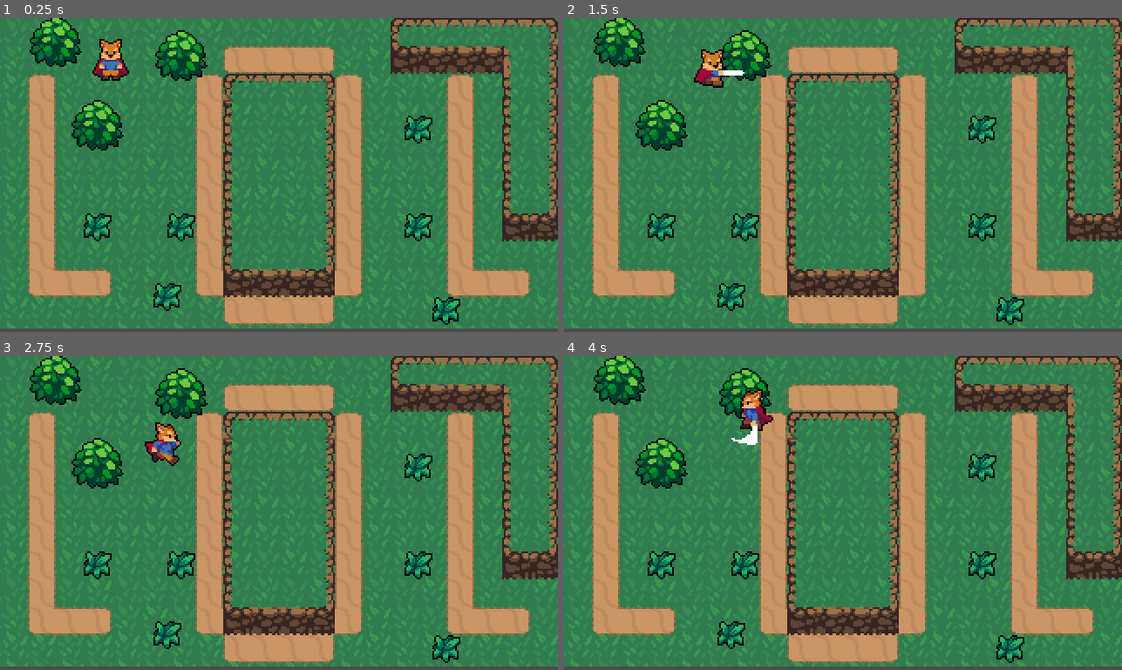
Above: before the commit, frames 1-4 (two rows, left to right).
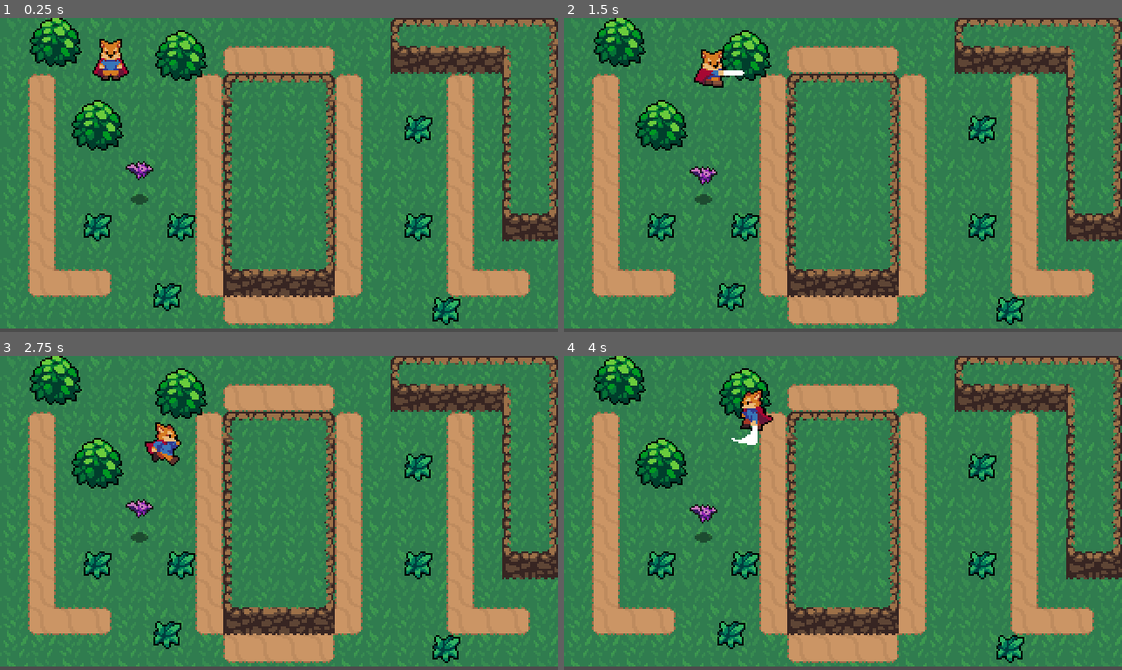
Above: after the commit, the same moments.

Repository: danezielinskinicolson/LudumDare47_team_ADFKR
Game: Godot game, scene res://world.tscn
The game is run twice, just before and just after one commit, with the same random seed, the same clock (stepped at 60 frames per second) and the same inputs.
Inputs:
- Up to frame 1 (0.25 s): no input
- Up to frame 2 (1.5 s): hold Right (ui_right) 0.53-1.28 s; tap Space (attack) at 0.6, 1.35 s; hold Down (ui_down) from 1.28 s (still down)
- Up to frame 3 (2.75 s): release Down (ui_down) at 2.03 s; hold Right (ui_right) from 2.03 s (still down); tap Space (attack) at 2.1 s
- Up to frame 4 (4 s): release Right (ui_right) at 2.78 s; hold Up (ui_up) 2.78-3.53 s; tap Space (attack) at 2.85, 3.6 s; hold Left (ui_left) from 3.53 s (still down)

The runs differ from the first frame. In frame 1, 0.2% of the frame differs, in the area x 22-28%, y 45-60%; in frame 2, 0.2%, in the area x 22-28%, y 47-60%; in frame 3, 0.2%; in frame 4, 0.2%.

Commit message:
knockback working

Diff:
--- /dev/null
+++ b/GodotProject/Enemies/Bat.gd
@@ -0,0 +1,24 @@
+extends KinematicBody2D
+
+var knockback = Vector2.ZERO
+
+func _physics_process(delta):
+	knockback = knockback.move_toward(Vector2.ZERO, 200*delta)
+	knockback = move_and_slide(knockback)
+# Declare member variables here. Examples:
+# var a = 2
+# var b = "text"
+
+
+# Called when the node enters the scene tree for the first time.
+func _ready():
+	pass # Replace with function body.
+
+
+# Called every frame. 'delta' is the elapsed time since the previous frame.
+#func _process(delta):
+#	pass
+
+
+func _on_Hurtbox_area_entered(area):
+	knockback = area.knockback_vector * 130
--- /dev/null
+++ b/GodotProject/Enemies/Bat.tscn
@@ -0,0 +1,67 @@
+[gd_scene load_steps=13 format=2]
+
+[ext_resource path="res://Textures/Action RPG Resources/Enemies/Bat.png" type="Texture" id=1]
+[ext_resource path="res://Textures/Action RPG Resources/Shadows/SmallShadow.png" type="Texture" id=2]
+[ext_resource path="res://Hitbox/Hurtbox.tscn" type="PackedScene" id=3]
+[ext_resource path="res://Enemies/Bat.gd" type="Script" id=4]
+
+[sub_resource type="AtlasTexture" id=1]
+atlas = ExtResource( 1 )
+region = Rect2( 0, 0, 16, 24 )
+
+[sub_resource type="AtlasTexture" id=2]
+atlas = ExtResource( 1 )
+region = Rect2( 16, 0, 16, 24 )
+
+[sub_resource type="AtlasTexture" id=3]
+atlas = ExtResource( 1 )
+region = Rect2( 32, 0, 16, 24 )
+
+[sub_resource type="AtlasTexture" id=4]
+atlas = ExtResource( 1 )
+region = Rect2( 48, 0, 16, 24 )
+
+[sub_resource type="AtlasTexture" id=5]
+atlas = ExtResource( 1 )
+region = Rect2( 64, 0, 16, 24 )
+
+[sub_resource type="SpriteFrames" id=6]
+animations = [ {
+"frames": [ SubResource( 1 ), SubResource( 2 ), SubResource( 3 ), SubResource( 4 ), SubResource( 5 ) ],
+"loop": true,
+"name": "fly",
+"speed": 10.0
+} ]
+
+[sub_resource type="CircleShape2D" id=7]
+radius = 4.0
+
+[sub_resource type="CapsuleShape2D" id=8]
+radius = 9.0
+height = 8.0
+
+[node name="Bat" type="KinematicBody2D"]
+collision_layer = 16
+script = ExtResource( 4 )
+
+[node name="AnimatedSprite" type="AnimatedSprite" parent="."]
+frames = SubResource( 6 )
+animation = "fly"
+playing = true
+offset = Vector2( 0, -12 )
+
+[node name="ShadowSprite" type="Sprite" parent="."]
+texture = ExtResource( 2 )
+
+[node name="CollisionShape2D" type="CollisionShape2D" parent="."]
+shape = SubResource( 7 )
+
+[node name="Hurtbox" parent="." instance=ExtResource( 3 )]
+collision_layer = 8
+
+[node name="CollisionShape2D" parent="Hurtbox" index="0"]
+position = Vector2( 0, -10 )
+shape = SubResource( 8 )
+[connection signal="area_entered" from="Hurtbox" to="." method="_on_Hurtbox_area_entered"]
+
+[editable path="Hurtbox"]
--- a/GodotProject/Player/Player.gd
+++ b/GodotProject/Player/Player.gd
@@ -13,10 +13,12 @@
 }
 
 var state = MOVE
+var rollvector = Vector2.LEFT
 
 onready var animationPlayer = $AnimationPlayer
 onready var animationTree = $AnimationTree
 onready var animationState = animationTree.get("parameters/playback")
+onready var swordHitbox = $HitboxPivot/SwordHitbox
 
 func _physics_process(delta):
 	match state:
@@ -31,10 +33,11 @@
 
 func move_state(delta):
 	var input_vector = Vector2.ZERO
+
 	input_vector.x = Input.get_action_strength("ui_right") - Input.get_action_strength("ui_left")
 	input_vector.y = Input.get_action_strength("ui_down") - Input.get_action_strength("ui_up")
 	input_vector = input_vector.normalized()
-
+	swordHitbox.knockback_vector = input_vector
 	if input_vector != Vector2.ZERO:
 		animationTree.set("parameters/idle/blend_position", input_vector)
 		animationTree.set("parameters/run/blend_position", input_vector)
@@ -50,6 +53,7 @@
 
 	if Input.is_action_just_pressed("attack"):
 		state = ATTACK
+		print(swordHitbox.knockback_vector)
 
 func attack_state(delta):
 	velocity = Vector2.ZERO
@@ -67,3 +71,4 @@
 
 func _ready():
 	animationTree.active = true
+	swordHitbox.knockback_vector = rollvector
--- a/GodotProject/Player/Player.tscn
+++ b/GodotProject/Player/Player.tscn
@@ -1,8 +1,9 @@
-[gd_scene load_steps=39 format=2]
+[gd_scene load_steps=40 format=2]
 
 [ext_resource path="res://Textures/Action RPG Resources/Player/Player.png" type="Texture" id=1]
 [ext_resource path="res://Player/Player.gd" type="Script" id=2]
 [ext_resource path="res://Hitbox/Hitbox.tscn" type="PackedScene" id=3]
+[ext_resource path="res://Player/SwordHitbox.gd" type="Script" id=4]
 
 [sub_resource type="CapsuleShape2D" id=1]
 radius = 6.0
@@ -499,6 +500,7 @@
 [node name="SwordHitbox" parent="HitboxPivot" instance=ExtResource( 3 )]
 position = Vector2( 15, 0 )
 collision_mask = 8
+script = ExtResource( 4 )
 
 [node name="CollisionShape2D" parent="HitboxPivot/SwordHitbox" index="0"]
 position = Vector2( -2, -5 )
--- /dev/null
+++ b/GodotProject/Player/SwordHitbox.gd
@@ -0,0 +1,3 @@
+extends Area2D
+
+var knockback_vector = Vector2.ZERO
--- a/GodotProject/project.godot
+++ b/GodotProject/project.godot
@@ -92,6 +92,7 @@
 2d_physics/layer_2="Player"
 2d_physics/layer_3="PlayerHurtbox"
 2d_physics/layer_4="EnemyHurtbox"
+2d_physics/layer_5="Enemy"
 
 [rendering]
 
--- a/GodotProject/world.tscn
+++ b/GodotProject/world.tscn
@@ -6,6 +6,7 @@
 [ext_resource path="res://Textures/Action RPG Resources/World/DirtTileset.png" type="Texture" id=4]
 [ext_resource path="res://Textures/Action RPG Resources/World/CliffTileset.png" type="Texture" id=5]
 [ext_resource path="res://world/grass.tscn" type="PackedScene" id=6]
+[ext_resource path="res://Enemies/Bat.tscn" type="PackedScene" id=7]
 
 [sub_resource type="TileSet" id=1]
 0/name = "DirtTileset.png 0"
@@ -529,3 +530,6 @@
 
 [node name="grass6" parent="YSort/grass" instance=ExtResource( 6 )]
 position = Vector2( 232, 56 )
+
+[node name="Bat" parent="YSort" instance=ExtResource( 7 )]
+position = Vector2( 80, 104 )
Not shown: 1 places in GodotProject/world.tscn that only renumber resources
